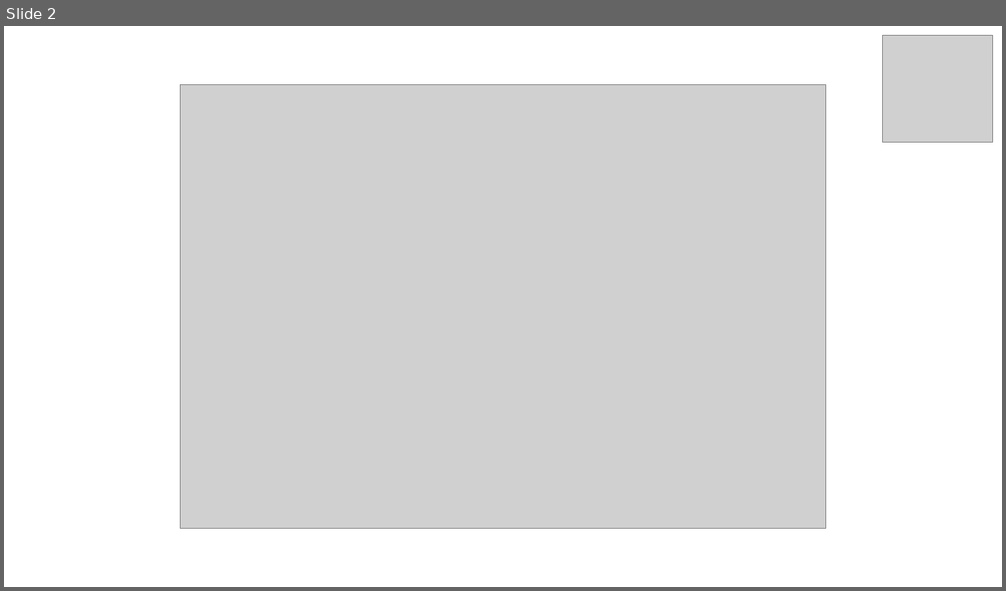
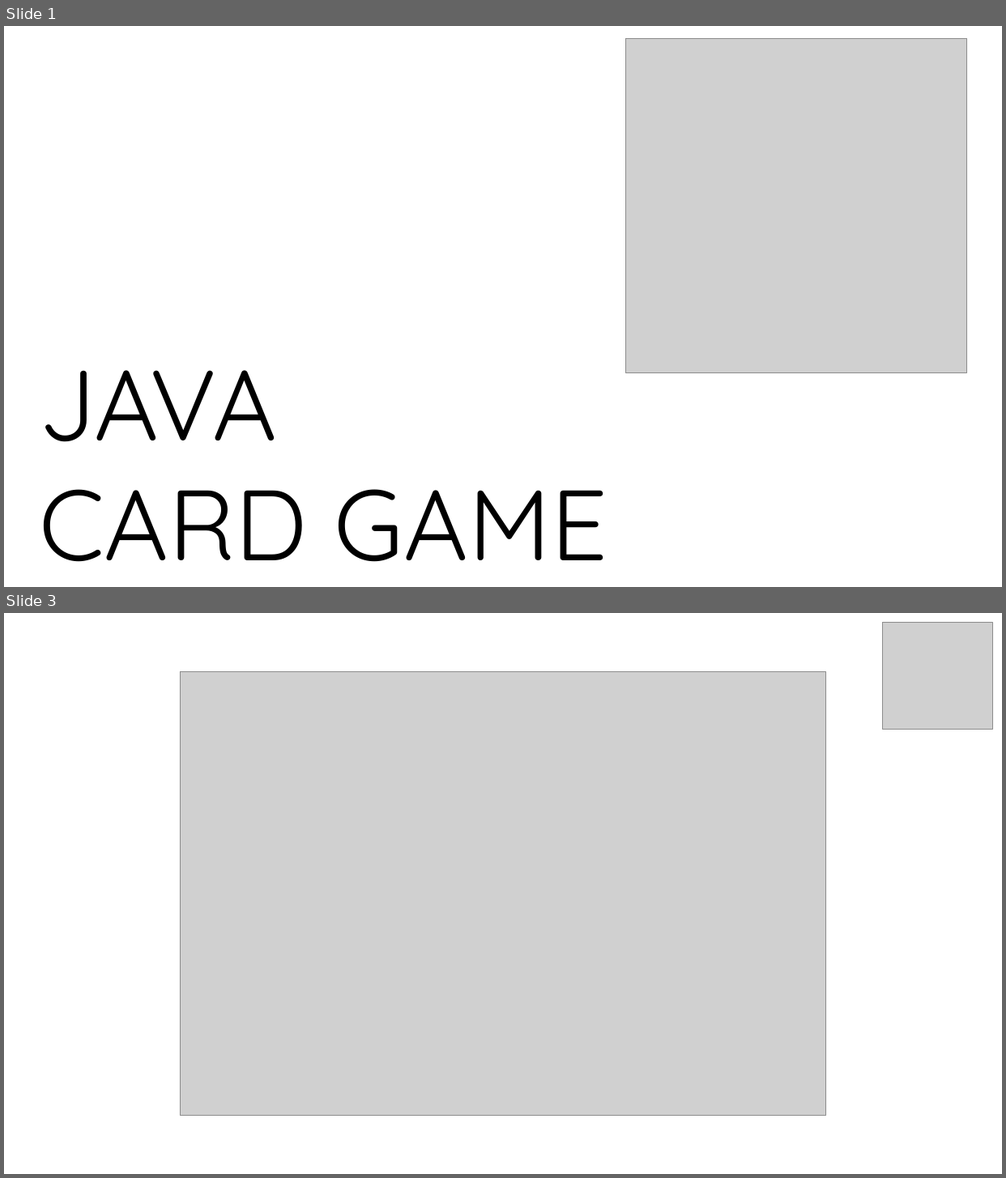
Before and after one commit to heatherjmain/Java-CardGameApp, a slide deck: BlackJackPresentation.pptx. Shown one above the other, each under a label of ours: slide 2 before the commit, slides 1 and 3 after it; the slides between them are not shown. The pictures are 1006x591 and 1006x1178 pixels, drawn with LibreOffice and Linux fonts; fonts in the diff are those of the drawing; grey boxes stand for pictures. Boxes give left, top, right and bottom in pixels: in the first picture for what was removed or moved away, otherwise in the second. Text is boxed around its words. In the diff, an @@ line names an element or a change of style, - is before the commit and + after.

```diff
--- a/BlackJackPresentation.pptx
+++ b/BlackJackPresentation.pptx
@@ slide 1 added at box(4, 26, 1002, 587), background #FFFFFF @@
@@ picture added at box(625, 38, 967, 373) @@
@@ text added at box(39, 370, 607, 562), 96 pt, text #000000 @@
+JAVA
+CARD GAME
@@ what was slide 2 is now slide 3 @@
```
Also in this commit, not shown: 2 slides changed, 2 other files.
